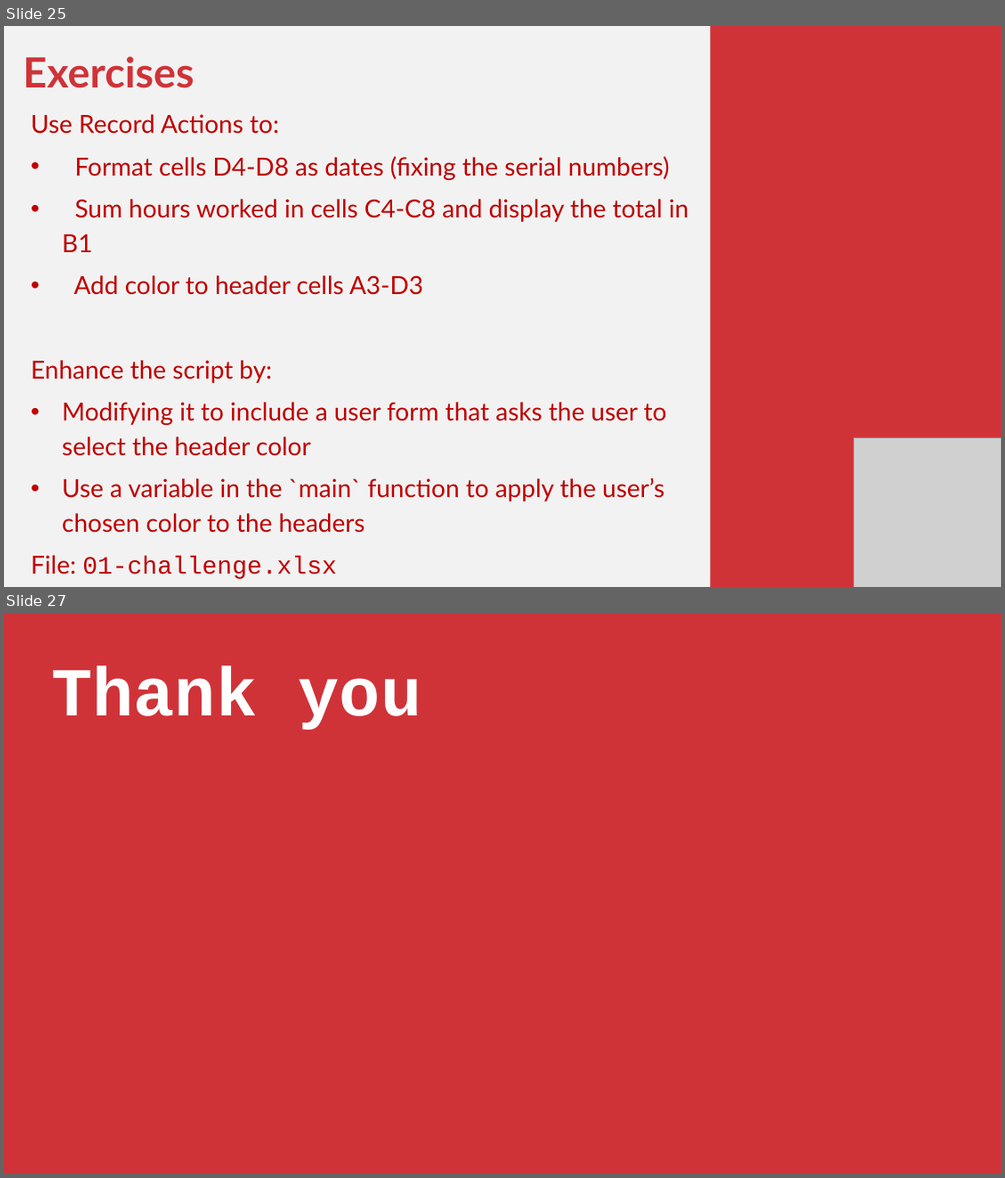
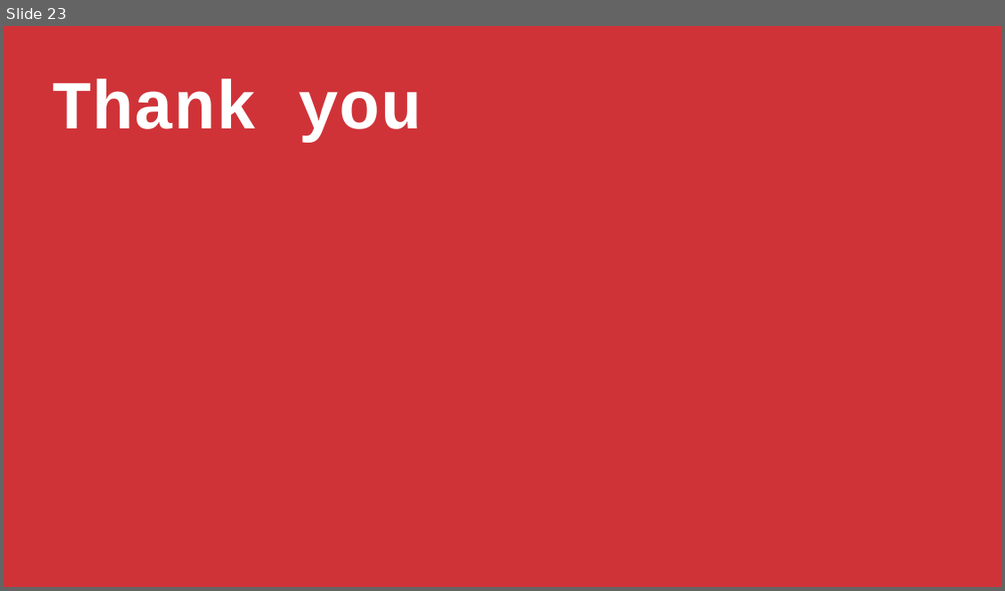
Before and after one commit to stringfestdata/gen-ai-for-excel-masterclass, a slide deck: gen-ai-for-excel-masterclass.pptx. Shown one above the other, each under a label of ours: slides 25 and 27 before the commit, slide 23 after it; the slides between them are not shown. The pictures are 1005x1178 and 1005x591 pixels, drawn with LibreOffice and Linux fonts; fonts in the diff are those of the drawing; grey boxes stand for pictures. Boxes give left, top, right and bottom in pixels: in the first picture for what was removed or moved away, otherwise in the second. Text is boxed around its words. In the diff, an @@ line names an element or a change of style, - is before the commit and + after.

```diff
--- a/gen-ai-for-excel-masterclass.pptx
+++ b/gen-ai-for-excel-masterclass.pptx
@@ slide 25 removed at (4, 26, 1001, 587), background #F2F2F2 @@
@@ rectangle removed at (711, 26, 1001, 587) @@
@@ text removed at (23, 56, 688, 532) @@
-Exercises
-Use Record Actions to:
-• Format cells D4-D8 as dates (fixing the serial numbers)
-• Sum hours worked in cells C4-C8 and display the total in B1
-• Add color to header cells A3-D3
-Enhance the script by:
-• Modifying it to include a user form that asks the user to select the header color
-• Use a variable in the `main` function to apply the user’s chosen color to the headers
-File: 01-challenge.xlsx
@@ picture removed at (853, 437, 1001, 587) @@
@@ what was slide 27 is now slide 23 @@
```
Also in this commit, not shown: 7 slides changed, 12 slides added, 15 other slides removed, 14 other files.
